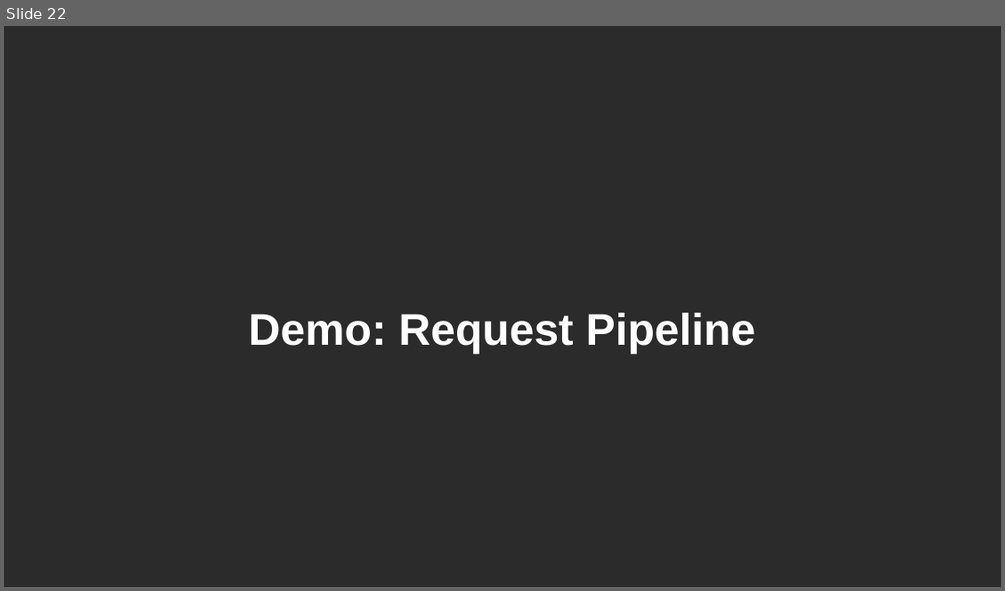
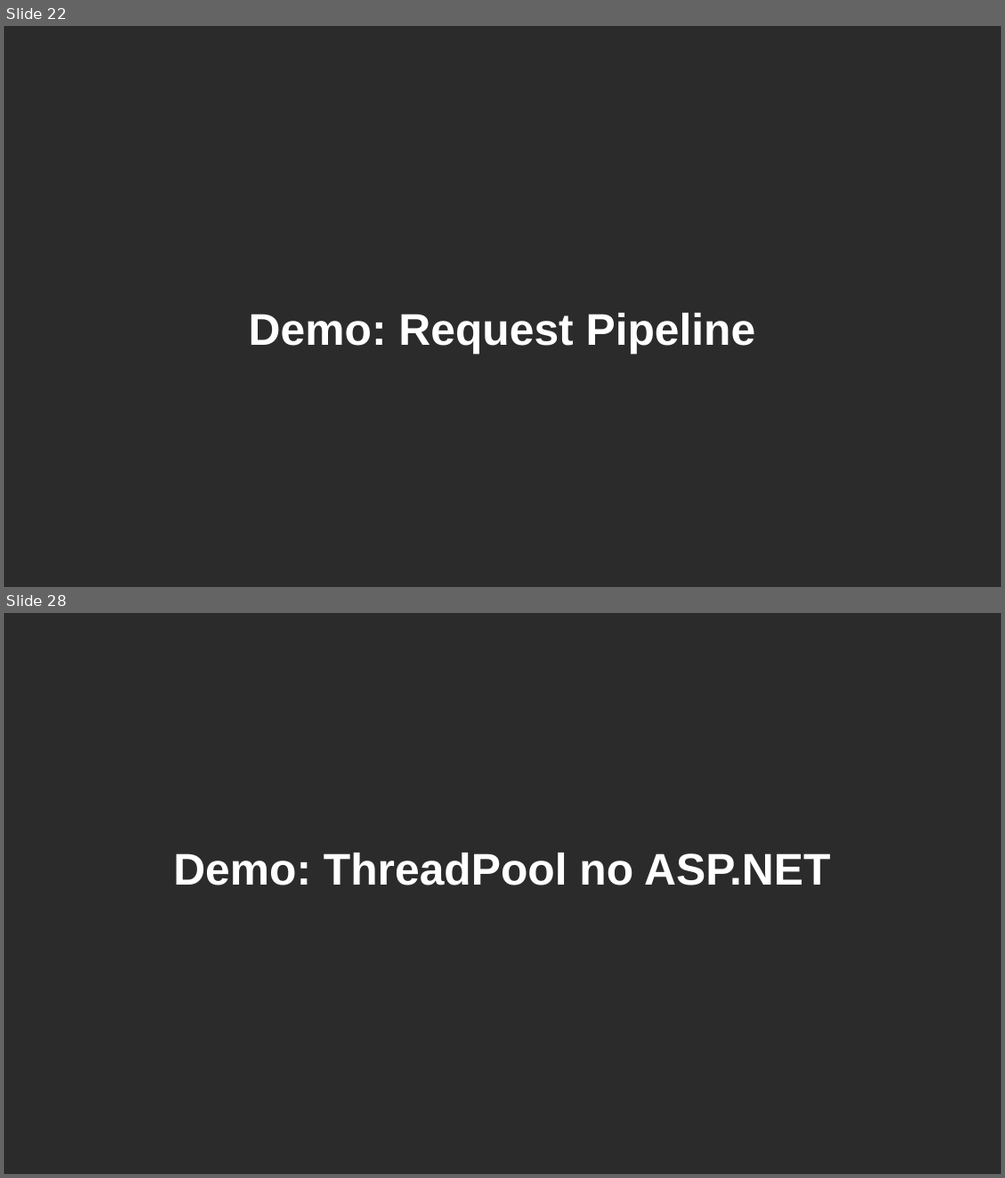
Before and after one commit to claudiogodoy99/curso-performance-dotnet, a slide deck: ppts/Fundamentos de Performance em .NET .pptx. Shown one above the other, each under a label of ours: slide 22 before the commit, slides 22 and 28 after it; the slides between them are not shown. The pictures are 1005x591 and 1005x1178 pixels, drawn with LibreOffice and Linux fonts; fonts in the diff are those of the drawing; background and template pictures are left out; a plain dark background stands for a picture behind light text. Boxes give left, top, right and bottom in pixels: in the first picture for what was removed or moved away, otherwise in the second. Text is boxed around its words. In the diff, an @@ line names an element or a change of style, - is before the commit and + after.

```diff
--- a/ppts/Fundamentos de Performance em .NET .pptx
+++ b/ppts/Fundamentos de Performance em .NET .pptx
@@ slide 28 added at [4, 613, 1001, 1174], background picture (left out) @@
@@ text added at [173, 852, 830, 885], 32 pt, text #FFFFFF, bold @@
+Demo: ThreadPool no ASP.NET
```
Also in this commit, not shown: 1 slide changed, 22 other slides added, 3 other files.
